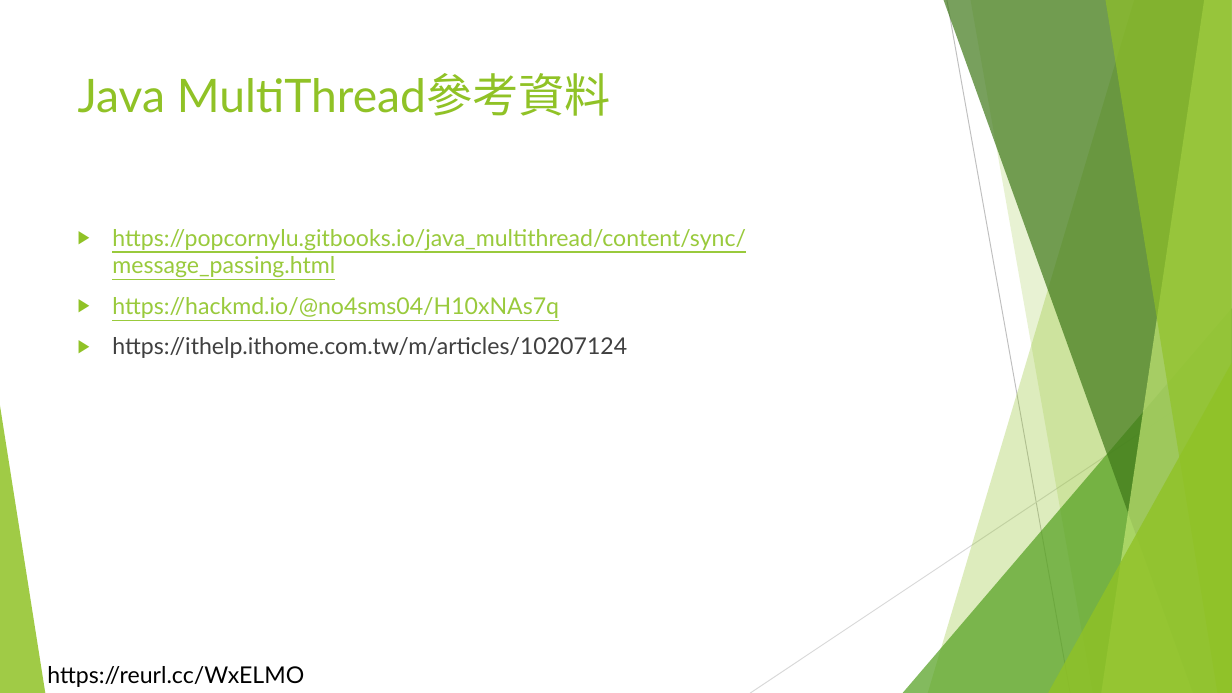
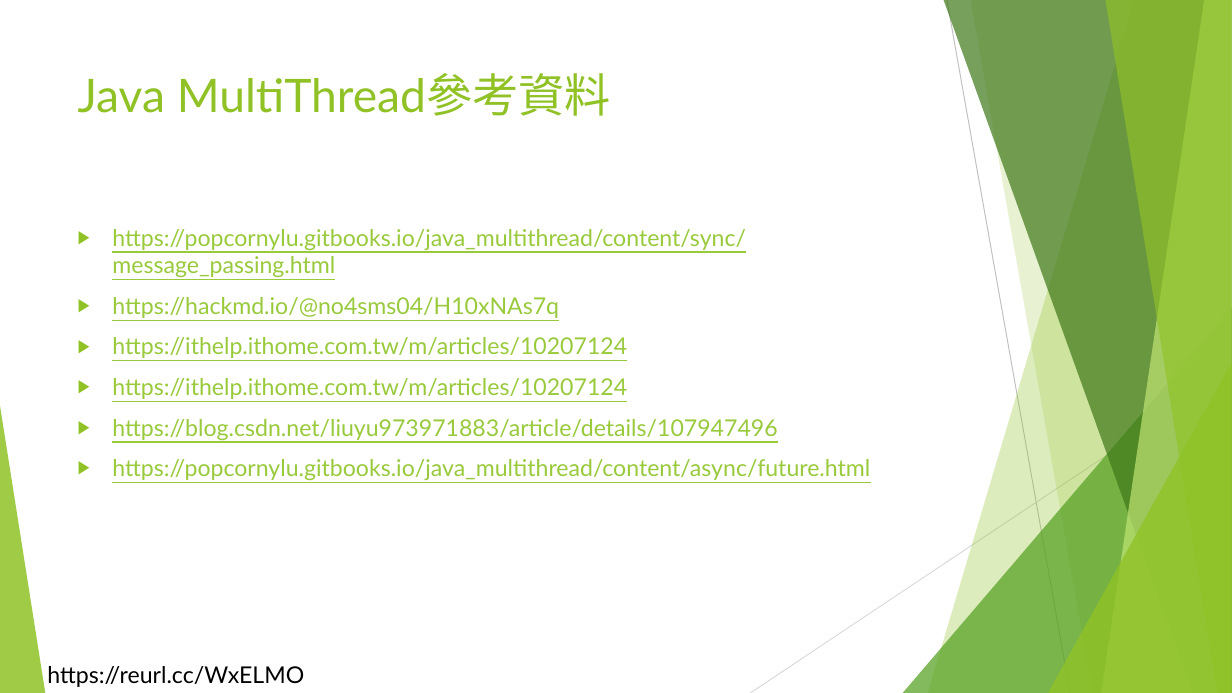
Before and after one commit to liulawsi/My_PPTs, a slide deck: slide 81 of LCC/Java/17_多執行緒及lambda.pptx (slide 79 before the commit). Drawn at 1232x693 pixels with LibreOffice and Linux fonts; fonts in the diff are those of the drawing; background and template pictures are left out. Boxes give left, top, right and bottom in pixels: in the first picture for what was removed or moved away, otherwise in the second. Text is boxed around its words. In the diff, an @@ line names an element or a change of style, - is before the commit and + after.

```diff
--- a/LCC/Java/17_多執行緒及lambda.pptx
+++ b/LCC/Java/17_多執行緒及lambda.pptx
@@ text at (112, 337, 627, 358): text colour #404040 to #99CA3C, underline on in "https://ithelp.ithome.com.tw/m/articles/10207124" @@
@@ text at (112, 378, 870, 480): paragraphs added @@
+▶ https://ithelp.ithome.com.tw/m/articles/10207124
+▶ https://blog.csdn.net/liuyu973971883/article/details/107947496
+▶ https://popcornylu.gitbooks.io/java_multithread/content/async/future.html
```
Also in this commit, not shown: 4 other slides changed, 3 slides added, 1 slide removed.
